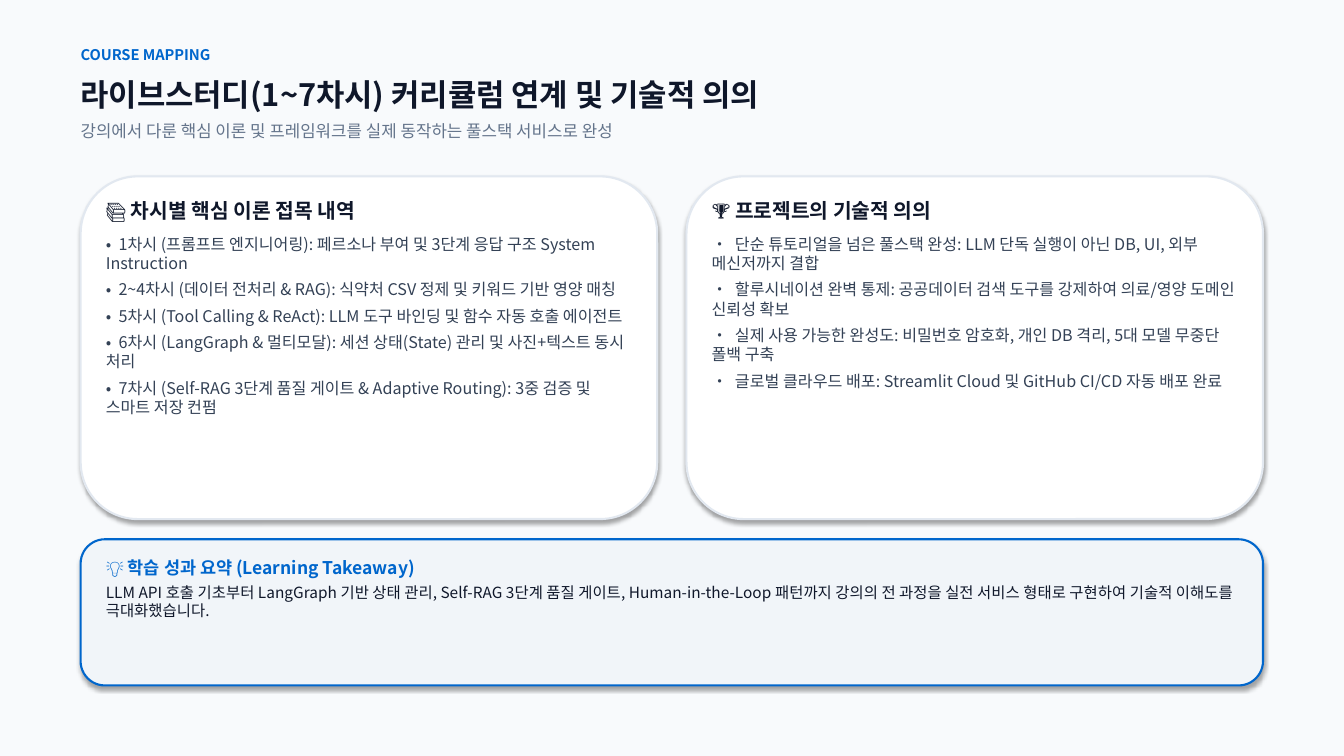
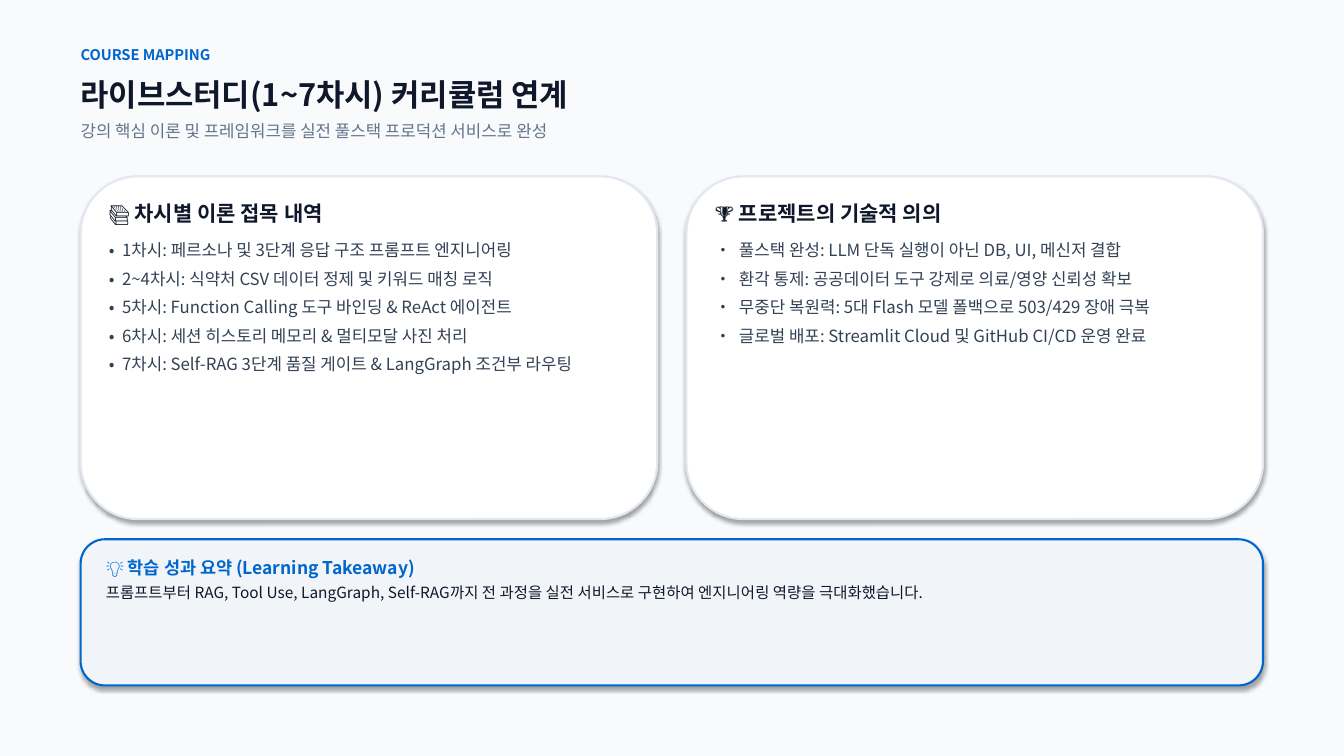
Before and after one commit to rye6837-web/impossible_to_get_lost_my_weight, a slide deck: slide 14 of AI_Diet_Coach_Presentation.pptx. Drawn at 1344x756 pixels with LibreOffice and Linux fonts; fonts in the diff are those of the drawing. Boxes give left, top, right and bottom in pixels: in the first picture for what was removed or moved away, otherwise in the second. Text is boxed around its words. In the diff, an @@ line names an element or a change of style, - is before the commit and + after.

Commit message:
docs: Condense slide text by ~35% for clean, Apple-inspired readability across all 15 slides

```diff
--- a/AI_Diet_Coach_Presentation.pptx
+++ b/AI_Diet_Coach_Presentation.pptx
@@ text at <box>81,80,569,112</box>: text changed @@
-라이브스터디(1~7차시) 커리큘럼 연계 및 기술적 의의
+라이브스터디(1~7차시) 커리큘럼 연계
@@ text at <box>81,123,547,139</box>: text changed @@
-강의에서 다룬 핵심 이론 및 프레임워크를 실제 동작하는 풀스택 서비스로 완성
+강의 핵심 이론 및 프레임워크를 실전 풀스택 프로덕션 서비스로 완성
@@ text at <box>122,203,572,374</box>: text changed; size 11.5 to 12 pt @@
-📚 차시별 핵심 이론 접목 내역
-• 1차시 (프롬프트 엔지니어링): 페르소나 부여 및 3단계 응답 구조 System Instruction
-• 2~4차시 (데이터 전처리 & RAG): 식약처 CSV 정제 및 키워드 기반 영양 매칭
-• 5차시 (Tool Calling & ReAct): LLM 도구 바인딩 및 함수 자동 호출 에이전트
-• 6차시 (LangGraph & 멀티모달): 세션 상태(State) 관리 및 사진+텍스트 동시 처리
-• 7차시 (Self-RAG 3단계 품질 게이트 & Adaptive Routing): 3중 검증 및 스마트 저장 컨펌
+📚 차시별 이론 접목 내역
+• 1차시: 페르소나 및 3단계 응답 구조 프롬프트 엔지니어링
+• 2~4차시: 식약처 CSV 데이터 정제 및 키워드 매칭 로직
+• 5차시: Function Calling 도구 바인딩 & ReAct 에이전트
+• 6차시: 세션 히스토리 메모리 & 멀티모달 사진 처리
+• 7차시: Self-RAG 3단계 품질 게이트 & LangGraph 조건부 라우팅
@@ text at <box>739,203,942,223</box>: size 14.5 to 15 pt in "🏆 프로젝트의 기술적 의의"; more space between paragraphs @@
@@ text at <box>739,242,1150,345</box>: text changed; size 11.5 to 12 pt @@
-• 단순 튜토리얼을 넘은 풀스택 완성: LLM 단독 실행이 아닌 DB, UI, 외부 메신저까지 결합
-• 할루시네이션 완벽 통제: 공공데이터 검색 도구를 강제하여 의료/영양 도메인 신뢰성 확보
-• 실제 사용 가능한 완성도: 비밀번호 암호화, 개인 DB 격리, 5대 모델 무중단 폴백 구축
-• 글로벌 클라우드 배포: Streamlit Cloud 및 GitHub CI/CD 자동 배포 완료
+• 풀스택 완성: LLM 단독 실행이 아닌 DB, UI, 메신저 결합
+• 환각 통제: 공공데이터 도구 강제로 의료/영양 신뢰성 확보
+• 무중단 복원력: 5대 Flash 모델 폴백으로 503/429 장애 극복
+• 글로벌 배포: Streamlit Cloud 및 GitHub CI/CD 운영 완료
@@ text at <box>106,585,923,602</box>: text changed @@
-LLM API 호출 기초부터 LangGraph 기반 상태 관리, Self-RAG 3단계 품질 게이트, Human-in-the-Loop 패턴까지 강의의 전 과정을 실전 서비스 형태로 구현하여 기술적 이해도를 극대화했습니다.
+프롬프트부터 RAG, Tool Use, LangGraph, Self-RAG까지 전 과정을 실전 서비스로 구현하여 엔지니어링 역량을 극대화했습니다.
```
Also in this commit, not shown: 14 other slides changed, 1 other file.
